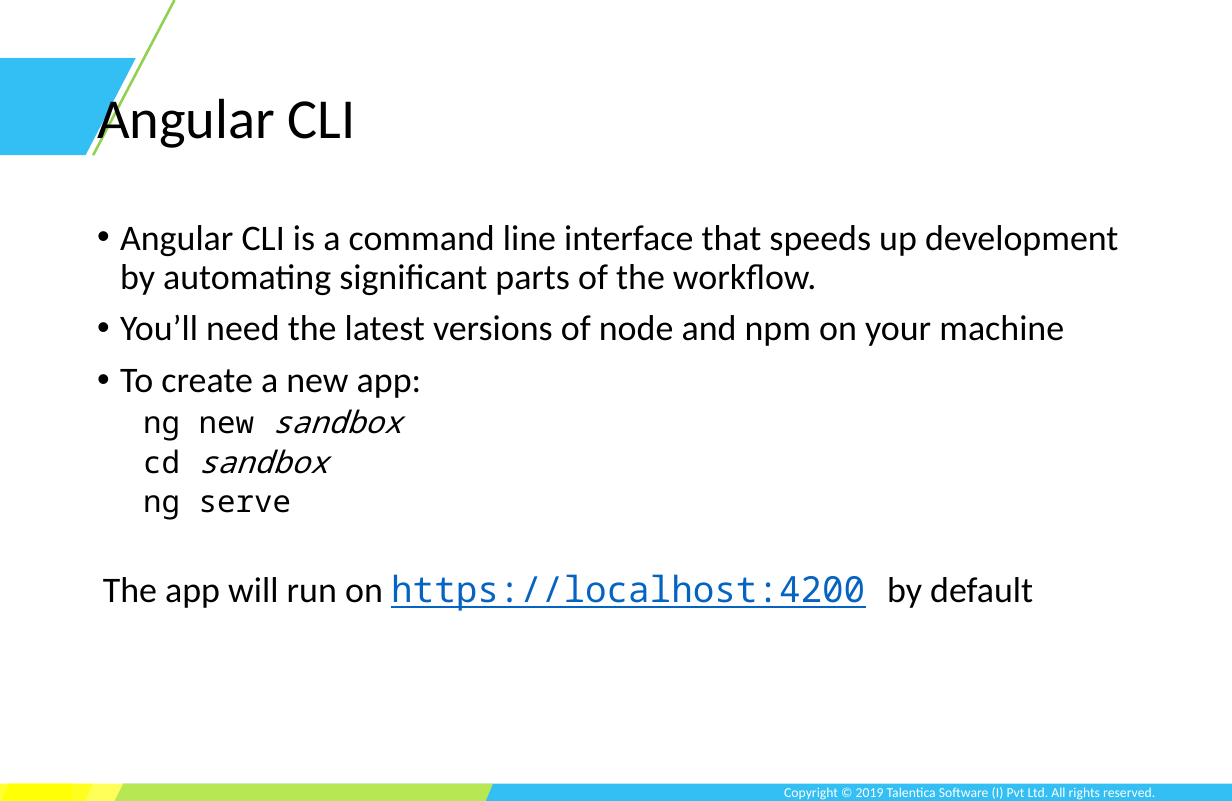
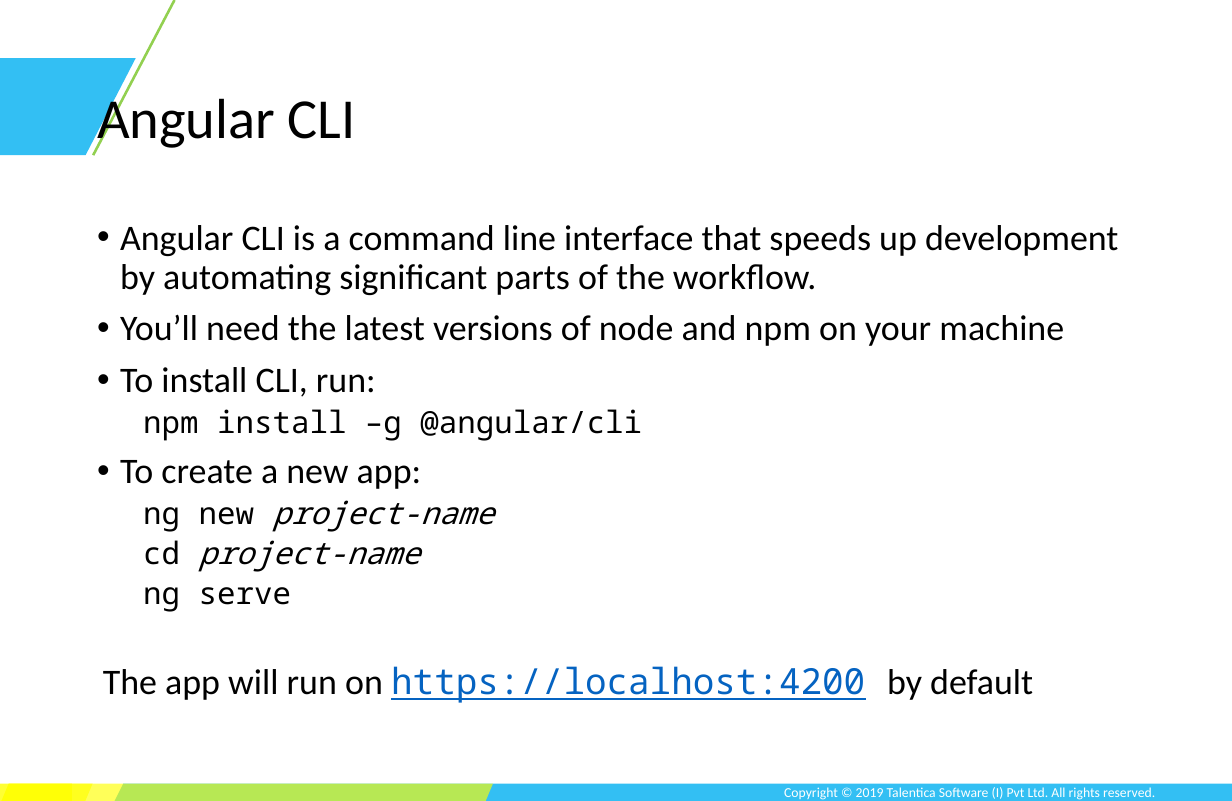
Before and after one commit to TusharRajGupt/angular-demo, a slide deck: slide 7 of session-1/Session 1.pptx. Drawn at 1232x801 pixels with LibreOffice and Linux fonts; fonts in the diff are those of the drawing; background and template pictures are left out. Boxes give left, top, right and bottom in pixels: in the first picture for what was removed or moved away, otherwise in the second. Text is boxed around its words. In the diff, an @@ line names an element or a change of style, - is before the commit and + after.

```diff
--- a/session-1/Session 1.pptx
+++ b/session-1/Session 1.pptx
@@ text at box(120, 367, 642, 441): paragraphs added @@
+• To install CLI, run:
+  npm install –g @angular/cli
@@ text at box(143, 500, 495, 572): text changed @@
-  ng new sandbox
-  cd sandbox
+  ng new project-name
+  cd project-name
```
Also in this commit, not shown: 4 other slides changed, 1 slide added, 1 other file.
